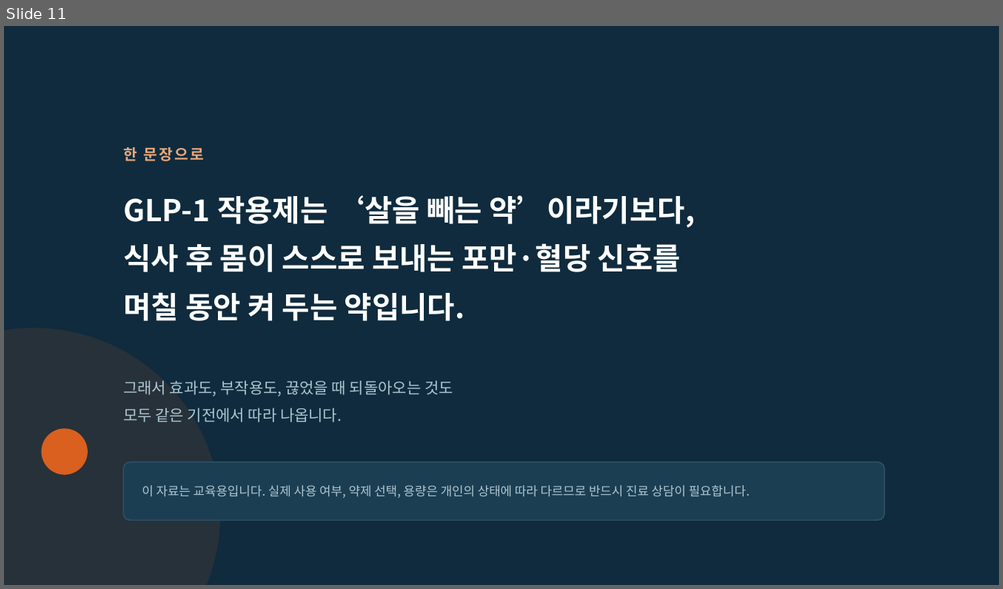
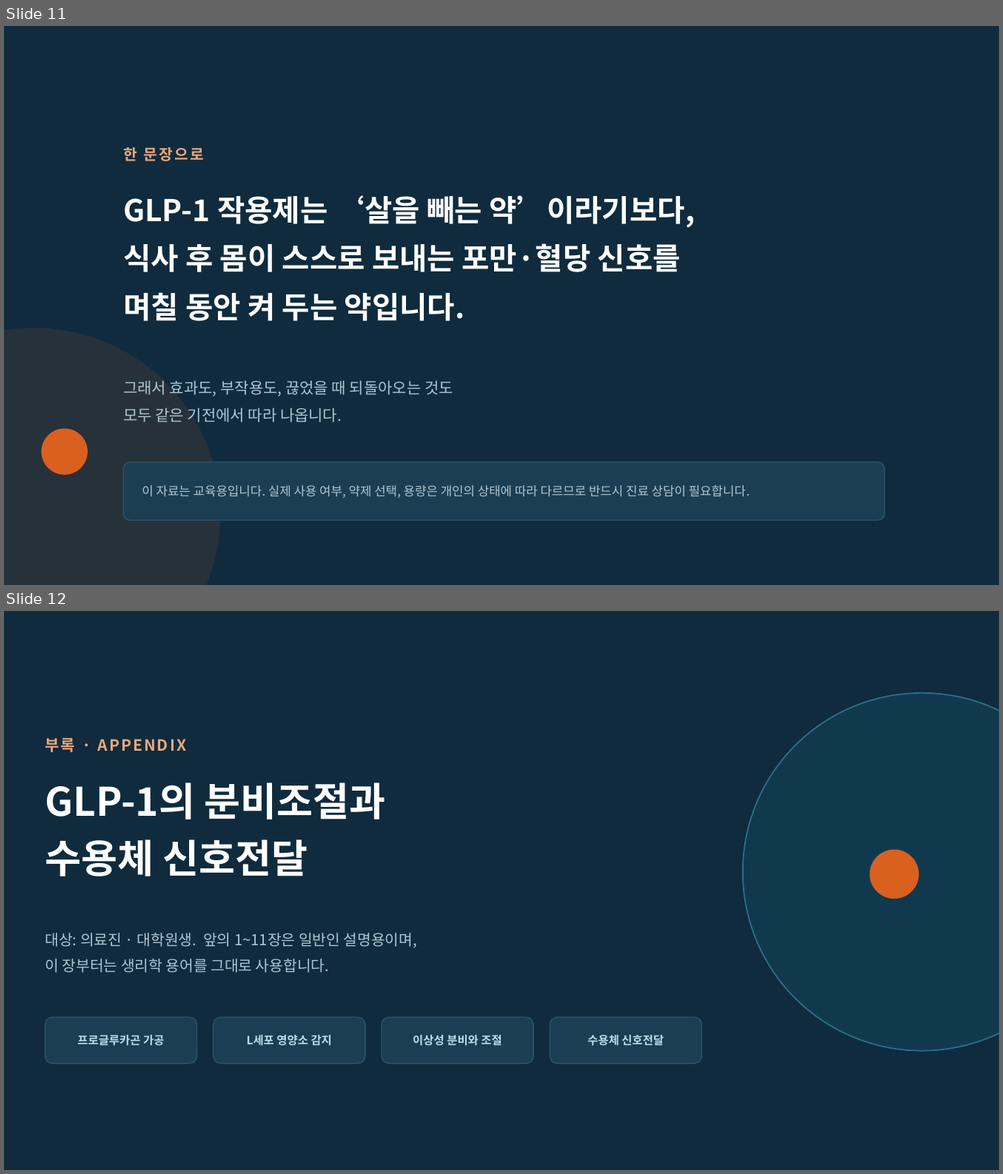
Before and after one commit to urojy0707-pixel/JYJ, a slide deck: slides/GLP-1_작용기전_일반인설명.pptx. Shown one above the other, each under a label of ours: slide 11 before the commit, slides 11 and 12 after it. The pictures are 1003x589 and 1003x1174 pixels, drawn with LibreOffice and Linux fonts; fonts in the diff are those of the drawing. Boxes give left, top, right and bottom in pixels: in the first picture for what was removed or moved away, otherwise in the second. Text is boxed around its words. In the diff, an @@ line names an element or a change of style, - is before the commit and + after.

```diff
--- a/slides/GLP-1_작용기전_일반인설명.pptx
+++ b/slides/GLP-1_작용기전_일반인설명.pptx
@@ slide 12 added at (4, 611, 999, 1170), background #0F2B3D @@
@@ ellipse added at (743, 693, 999, 1051), fill #1C6E8C at 22% opacity, outline #2E6E8A 1.25 pt @@
@@ text added at (45, 738, 75, 752), 15 pt, text #E9A87C, bold @@
+부록 · APPENDIX
@@ text added at (45, 783, 385, 877), 38 pt, text #FFFFFF, bold @@
+GLP-1의 분비조절과
+수용체 신호전달
@@ ellipse added at (870, 850, 919, 899), fill #D9601F @@
@@ text added at (45, 933, 417, 973), 14.5 pt, text #AFC6D2 @@
+대상: 의료진 · 대학원생. 앞의 1~11장은 일반인 설명용이며,
+이 장부터는 생리학 용어를 그대로 사용합니다.
@@ rounded rectangle added at (45, 1017, 197, 1064), fill #1B3E52, outline #2E5468 1 pt @@
@@ rounded rectangle added at (213, 1017, 366, 1064), fill #1B3E52, outline #2E5468 1 pt @@
@@ rounded rectangle added at (381, 1017, 534, 1064), fill #1B3E52, outline #2E5468 1 pt @@
@@ rounded rectangle added at (550, 1017, 703, 1064), fill #1B3E52, outline #2E5468 1 pt @@
@@ text added at (77, 1035, 164, 1046), 11 pt, text #BCDCE9, bold @@
+프로글루카곤 가공
@@ text added at (247, 1035, 332, 1046), 11 pt, text #BCDCE9, bold @@
+L세포 영양소 감지
@@ text added at (412, 1035, 501, 1046), 11 pt, text #BCDCE9, bold @@
+이상성 분비와 조절
@@ text added at (587, 1035, 663, 1046), 11 pt, text #BCDCE9, bold @@
+수용체 신호전달
```
Also in this commit, not shown: 8 other slides added, 2 other files.
